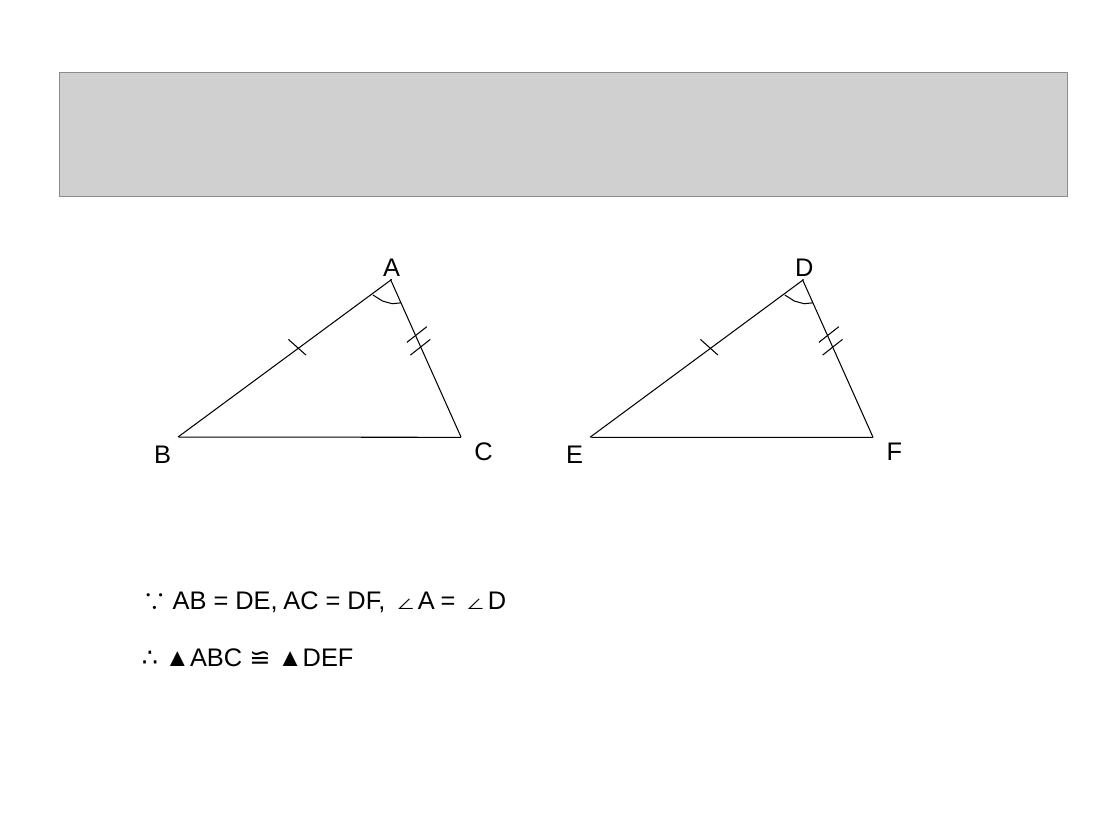
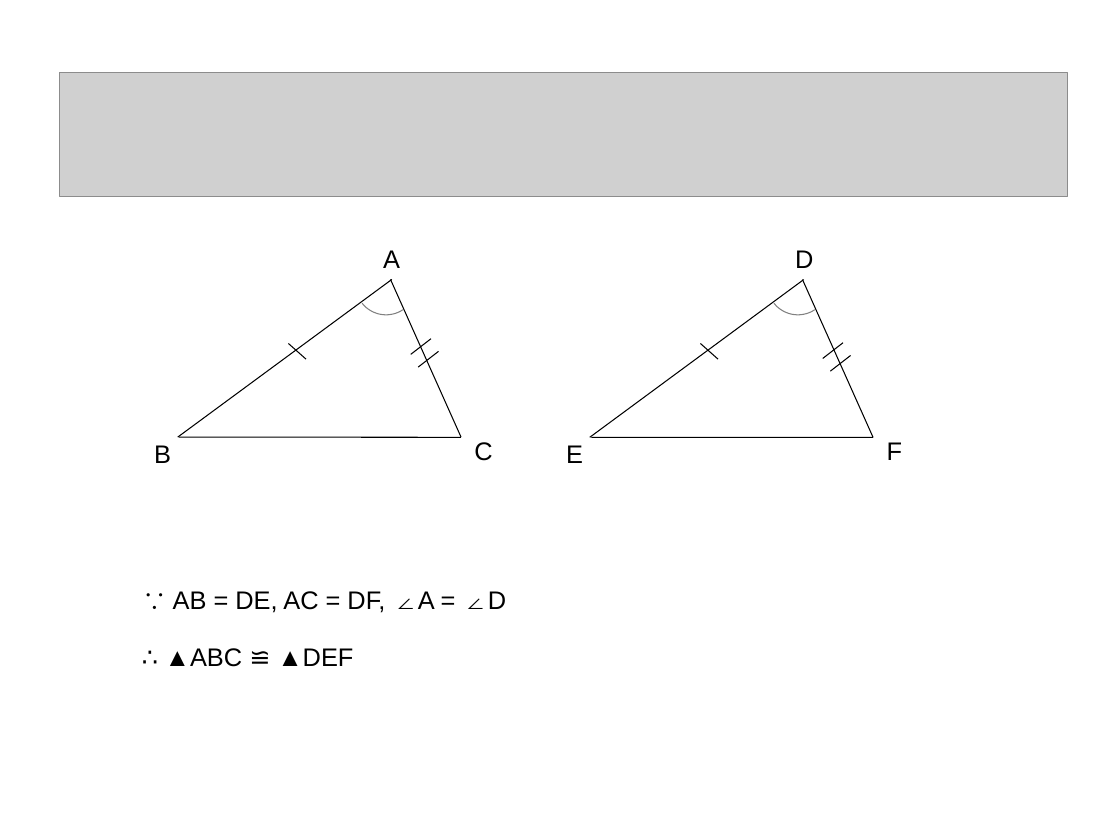
Before and after one commit to ericzhang/english-math, a slide deck: slide 11 of math/grade-7-下/7下数学北师大版-unit-4-三角形.ppt. Drawn at 1120x840 pixels with LibreOffice and Linux fonts; fonts in the diff are those of the drawing; grey boxes stand for pictures. Boxes give left, top, right and bottom in pixels: in the first picture for what was removed or moved away, otherwise in the second. Text is boxed around its words. In the diff, an @@ line names an element or a change of style, - is before the commit and + after.

```diff
--- a/math/grade-7-下/7下数学北师大版-unit-4-三角形.ppt
+++ b/math/grade-7-下/7下数学北师大版-unit-4-三角形.ppt
@@ text "A" rewrapped from (x1=383, y1=258, x2=400, y2=282) to (x1=383, y1=250, x2=400, y2=268) @@
@@ text "D" rewrapped from (x1=795, y1=258, x2=813, y2=282) to (x1=795, y1=250, x2=813, y2=268) @@
@@ freeform shape at (x1=362, y1=303, x2=402, y2=314): outline #000000 0.74 pt to #808080 0.74 pt @@
@@ freeform shape resized from (x1=373, y1=295, x2=401, y2=304) to (x1=362, y1=303, x2=402, y2=314) @@
@@ freeform shape resized from (x1=785, y1=295, x2=813, y2=304) to (x1=774, y1=303, x2=815, y2=314) @@
@@ freeform shape at (x1=774, y1=303, x2=815, y2=314): outline #000000 0.74 pt to #808080 0.74 pt @@
@@ line moved from (289, 339) - (306, 355) to (289, 344) - (306, 359) @@
@@ line moved from (427, 327) - (407, 343) to (431, 338) - (411, 355) @@
@@ line moved from (431, 339) - (411, 355) to (439, 352) - (419, 367) @@
@@ line moved from (700, 339) - (719, 355) to (700, 344) - (719, 359) @@
@@ line moved from (839, 327) - (819, 343) to (844, 343) - (823, 359) @@
@@ line moved from (843, 339) - (823, 355) to (851, 356) - (830, 371) @@
```
Also in this commit, not shown: 1 other slide changed, 35 other files.
